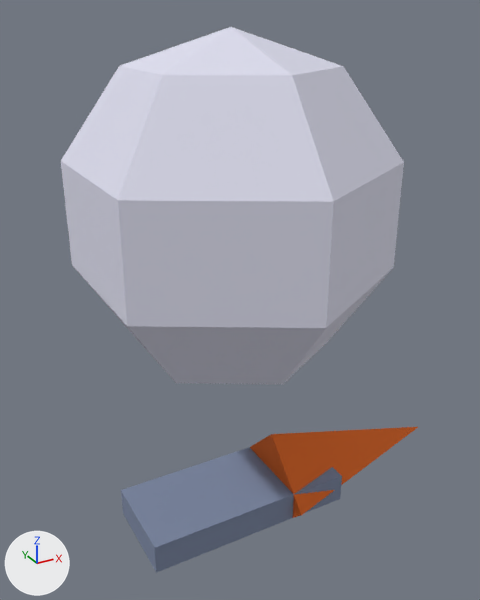
One commit to the glTF model server/src/main/resources/public/models/life/seagull.glb: the scene before it, then after it.
Before and after are seen from a 50 mm lens placed at (-0.174, -0.326, 0.209), pointed at (0.016, 0.019, 0.037). The axes (+X, +Y, +Z) are drawn at lower left. The lights are the same throughout. The older version comes first. Vertices at exactly the same position are counted once.

The first picture shows 'gull_body'.
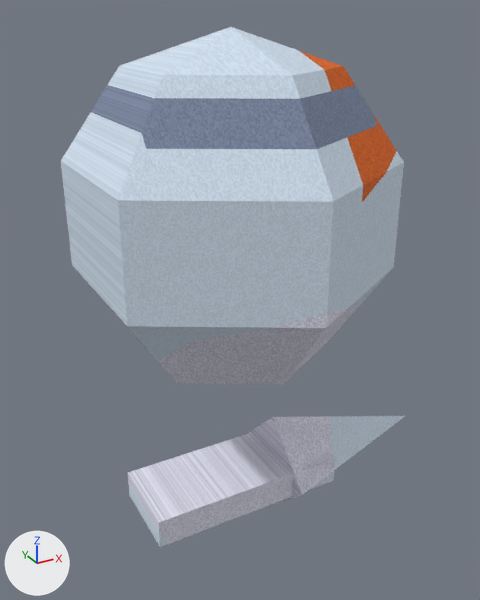
The newer file is also rescaled (x3.9), turned or shifted as a whole; pictures and numbers use the older file's frame.

Location of each change, (x1, y1, x2, y2) in pixels of the pictures (480 x 600 px; the box of a moved part takes in the faces that stretch with it):
```json
{"object": "gull_body", "change": "reshaped", "before": [61, 27, 418, 573], "after": [61, 27, 405, 547]}
{"part": 1, "of": "me_gull_body", "change": "moved or reshaped", "before": [250, 427, 418, 518], "after": [247, 416, 405, 506]}
{"part": 2, "of": "me_gull_body", "change": "added", "after": [128, 432, 335, 547]}
{"part": 3, "of": "me_gull_body", "change": "deleted", "before": [121, 432, 342, 573], "on screen": "blue"}
{"part": 4, "of": "me_gull_body", "change": "recoloured", "before": [61, 27, 403, 329], "after": [61, 27, 403, 329], "on screen": "darker"}
{"part": 5, "of": "me_gull_body", "change": "recoloured", "before": [61, 27, 403, 329], "after": [61, 27, 403, 329], "on screen": "white to blue"}
```

Scene script edits in JSON lines:
```json
{"op": "add", "block": "img_creature_tex", "code": ["img_creature_tex = load_image('creature_tex', '_unpacked/creature_tex', 384, 384, 'sRGB')"]}
{"op": "add", "block": "mat_gull_body_mat", "code": ["mat_gull_body_mat = bpy.data.materials.new('gull_body_mat')", "# uses the picture img_creature_tex"]}
{"block": "me_gull_body", "where": "# used by ob_gull_body; location = (0.0, 0.0, 0.0)"}
{"op": "remove", "block": "me_gull_body", "code": "me_gull_body.from_pydata(...)  # 47 vertices, 78 faces; spans x -0.082..0.17, y -0.095..0.095, z -0.14..0.2"}
{"op": "add", "block": "me_gull_body", "code": "me_gull_body.from_pydata(...)  # 57 vertices, 94 faces; spans x -0.082..0.154, y -0.095..0.095, z -0.123..0.2"}
{"block": "me_gull_body", "change": "me_gull_body part 1: the loose piece of 5 vertices spanning x 0.03..0.17, y -0.04..0.04, z -0.14..-0.06 is scaled about its middle by (0.879, 0.962, 0.962), then moved by (-0.008, 0.0, 0.015), in mat_gull_body_mat"}
{"block": "me_gull_body", "change": "me_gull_body part 2: a new loose piece, a box spanning x -0.065..0.065, y -0.027..0.027, z -0.094..-0.075, in mat_gull_body_mat"}
{"block": "me_gull_body", "change": "me_gull_body part 3: the loose piece of 8 vertices spanning x -0.07..0.07, y -0.03..0.03, z -0.11..-0.09 is deleted"}
{"block": "me_gull_body", "change": "me_gull_body part 4: 48 kept faces spanning x -0.082..0.082, y -0.095..0.095, z 0.0..0.2 get new vertex colours; the middle colour goes from white #dedeef to white #ffffff"}
{"block": "me_gull_body", "change": "me_gull_body part 5: 48 faces spanning x -0.082..0.082, y -0.095..0.095, z 0.0..0.2 switch from mat_creature_vertex to mat_gull_body_mat"}
{"block": "me_gull_body", "change": "other edits to the shape of me_gull_body do not show in these pictures"}
```
